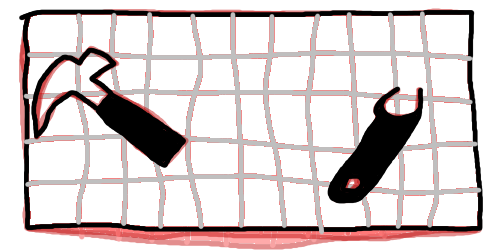
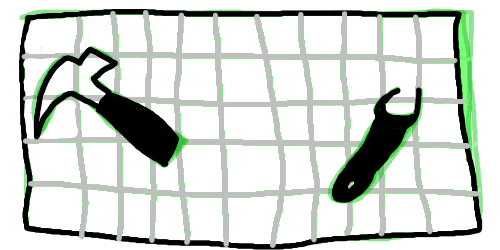
Layered file, before and after one edit (500x250). Changes by layer:
painted on "Sleutel" over [224, 8, 483, 250]
painted on "Hamer" over [19, 9, 216, 247]
painted on "Placemat" over [19, 8, 483, 250]
